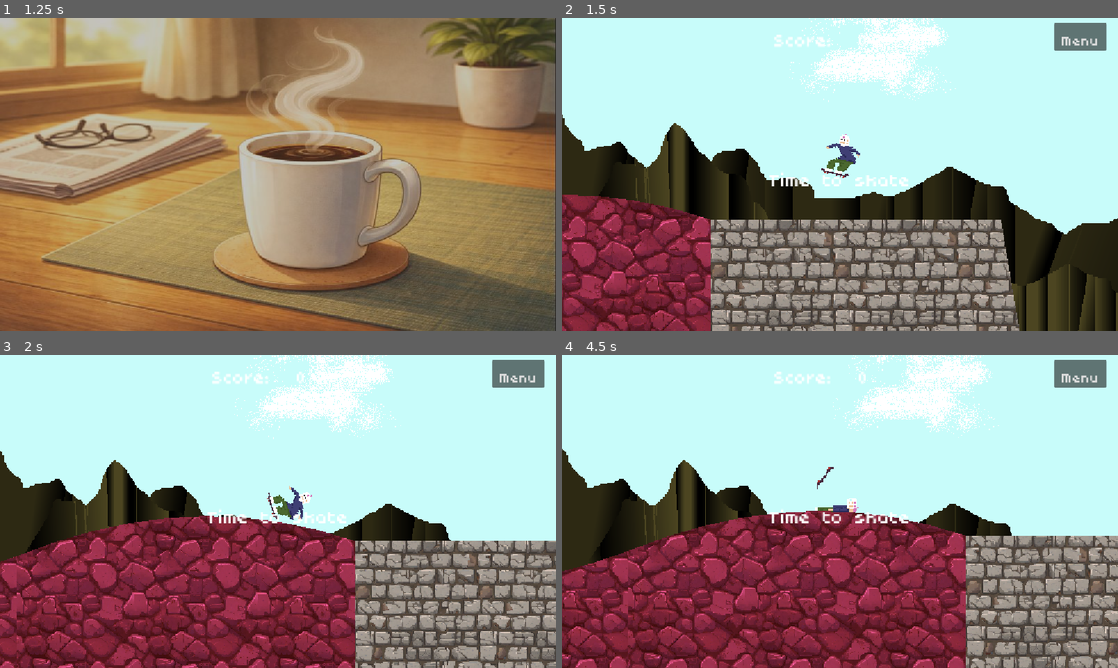
Above: before the commit, frames 1-4 (two rows, left to right).
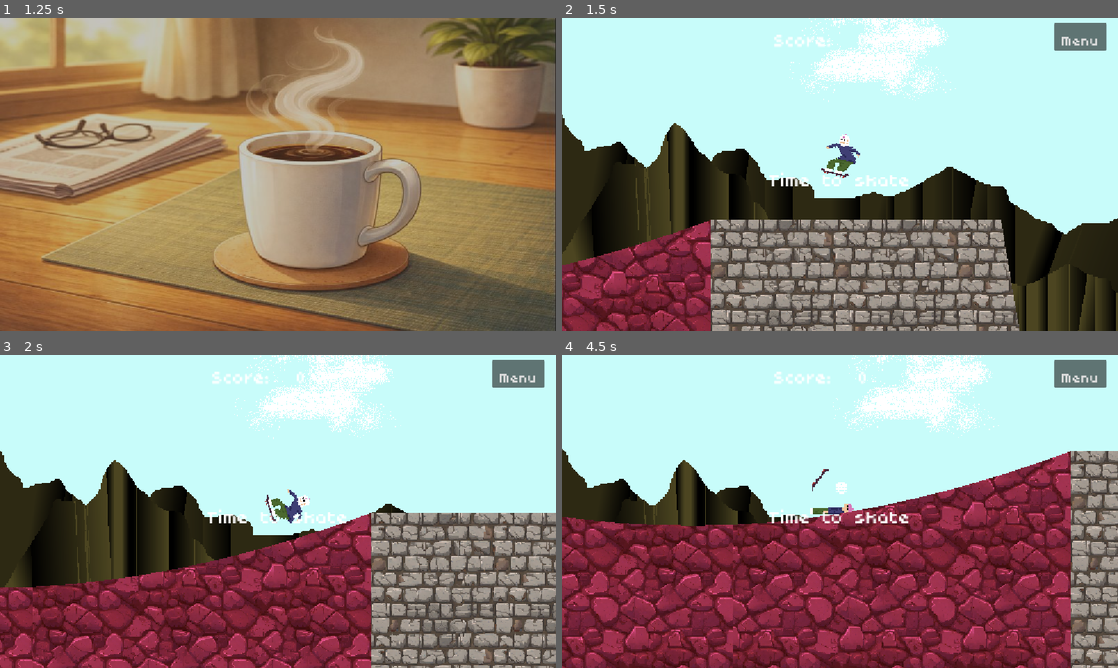
Above: after the commit, the same moments.

Repository: Nikug/fgj-2026
Game: Godot game, scene res://vilperi/MaskSelect.tscn
Two runs of this game, one before a commit and one after it. Both use one fixed random seed, a clock stepped at 60 frames per second and the inputs below. Sound files missing from this copy of the repository are replaced by a short silence.
Inputs (mouse positions are in pixels of both pictures, inside the frame that each line leads up to):
- Up to frame 1 (1.25 s): click "Begin your day" at 0.5 s
- Up to frame 2 (1.5 s): tap Enter (ui_accept) at 1.25 s; move the mouse to (962, 158) at 1.27 s; hold Right (right) from 1.28 s (still down); tap R (r) at 1.35 s
- Up to frame 3 (2 s): keep holding Right (right); tap Space (jump) at 1.52 s
- Up to frame 4 (4.5 s): move the mouse to (728, 527) at 2.02 s; click (728, 527) at 2.1 s; tap Space (jump) at 2.27, 3.77 s; tap R (r) at 2.3, 2.85, 3.6 s; move the mouse to (895, 442) at 2.77 s; release Right (right) at 2.78 s; hold A (left) 2.78-3.53 s; move the mouse to (812, 574) at 3.52 s; hold Right (right) from 3.53 s (still down); move the mouse to (1006, 558) at 4.27 s; click (1006, 558) at 4.35 s

Frame 1 is identical in both runs. In frame 2, 3.5% of the frame differs, in the area x 0-27%, y 56-79%; in frame 3, 33%; in frame 4, 40%, in the area x 0-100%, y 30-100%.

Commit message:
hitusen parempi

Diff:
--- a/skeittipeli/ground.tscn
+++ b/skeittipeli/ground.tscn
@@ -9,7 +9,7 @@
 segment_width = 700.0
 segment_height = 600.0
 noise_strength = 1.0
-decline_rate = 0.5
+decline_rate = -5.0
 jump_strength = 30.0
 foliage_chance = 0.03
 pigeon_chance = 0.03
--- a/skeittipeli/ground_but_more.gd
+++ b/skeittipeli/ground_but_more.gd
@@ -32,7 +32,7 @@
   fast_noise_lite.fractal_octaves = 1
   fast_noise_lite.frequency = 0.00005
   fast_noise_lite.fractal_type = FastNoiseLite.FRACTAL_PING_PONG
-  fast_noise_lite.fractal_ping_pong_strength = 20
+  fast_noise_lite.fractal_ping_pong_strength = 9
 
   perlin_noise.set_seed(randi())
   perlin_noise.noise_type = FastNoiseLite.TYPE_PERLIN
